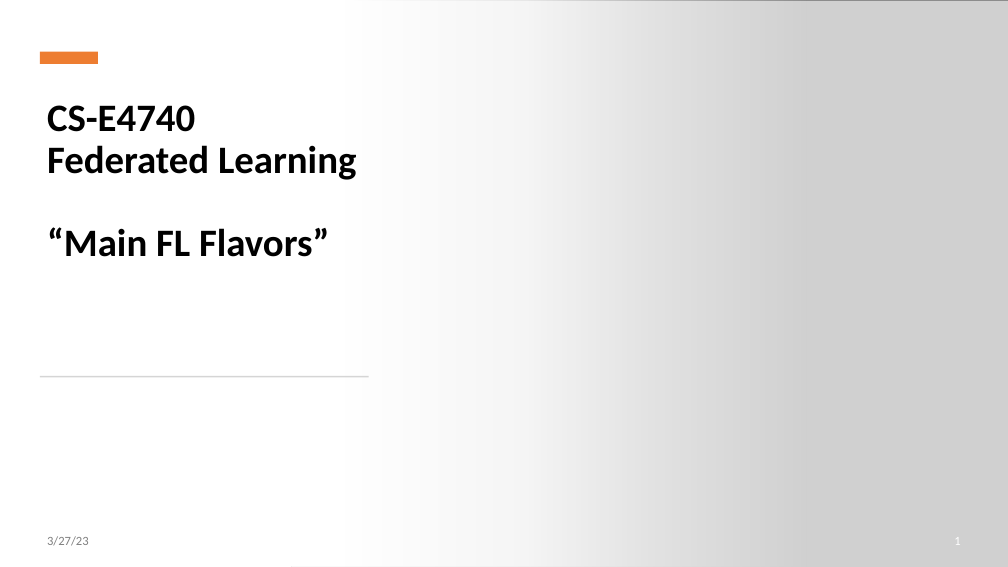
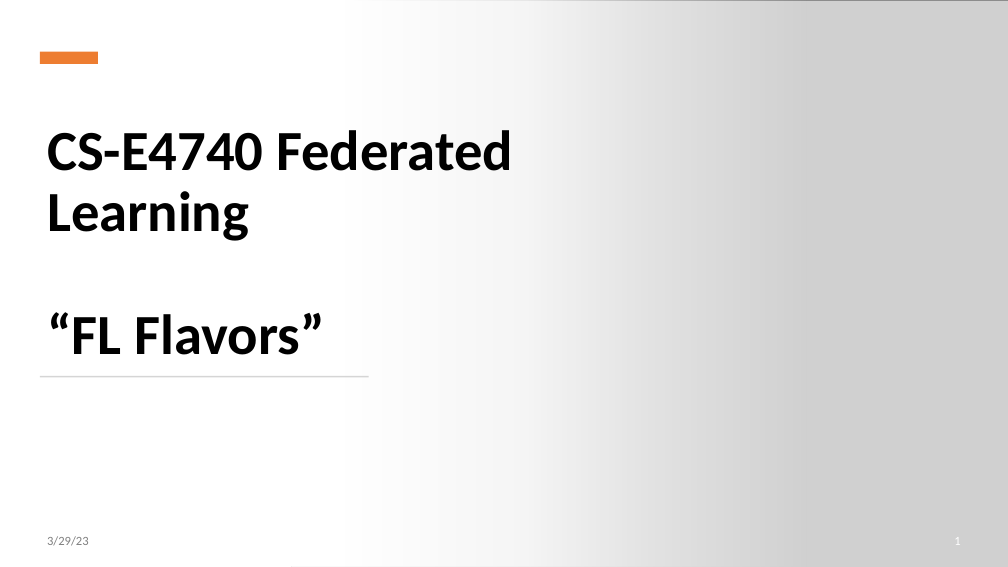
Before and after one commit to alexjungaalto/FederatedLearning, a slide deck: slide 1 of slides/CS-E4740_FLMainFlavors.pptx. Drawn at 1008x567 pixels with LibreOffice and Linux fonts; fonts in the diff are those of the drawing; grey boxes stand for pictures. Boxes give left, top, right and bottom in pixels: in the first picture for what was removed or moved away, otherwise in the second. Text is boxed around its words. In the diff, an @@ line names an element or a change of style, - is before the commit and + after.

```diff
--- a/slides/CS-E4740_FLMainFlavors.pptx
+++ b/slides/CS-E4740_FLMainFlavors.pptx
@@ title at bbox=[47, 130, 513, 355]: text changed; size 37 to 54 pt @@
-CS-E4740 Federated Learning
-“Main FL Flavors”
+CS-E4740 Federated Learning
+“FL Flavors”
@@ text at bbox=[47, 536, 89, 546]: text changed @@
-3/27/23
+3/29/23
```
Also in this commit, not shown: 7 other slides changed, 5 slides added, 7 slides removed, 7 other files.
